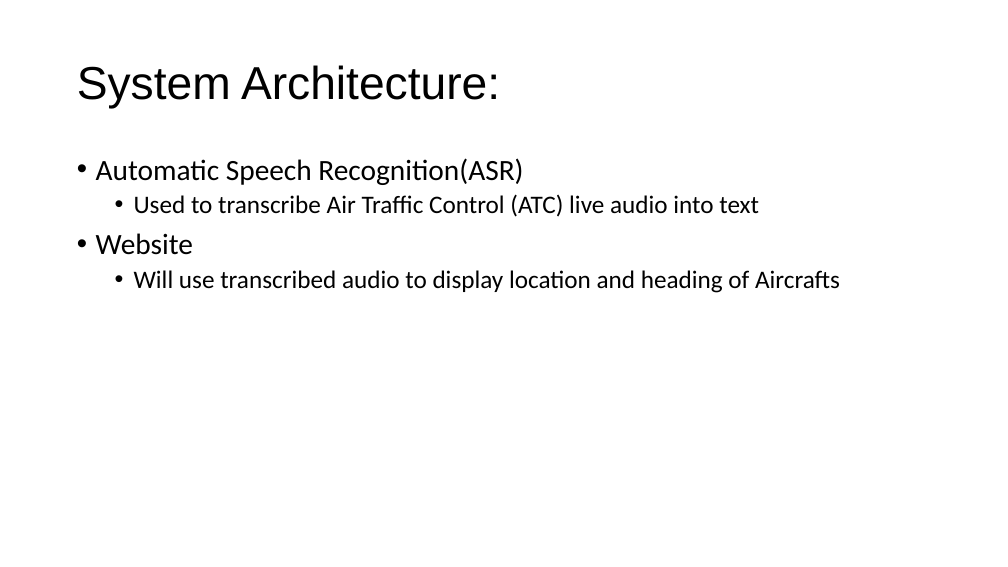
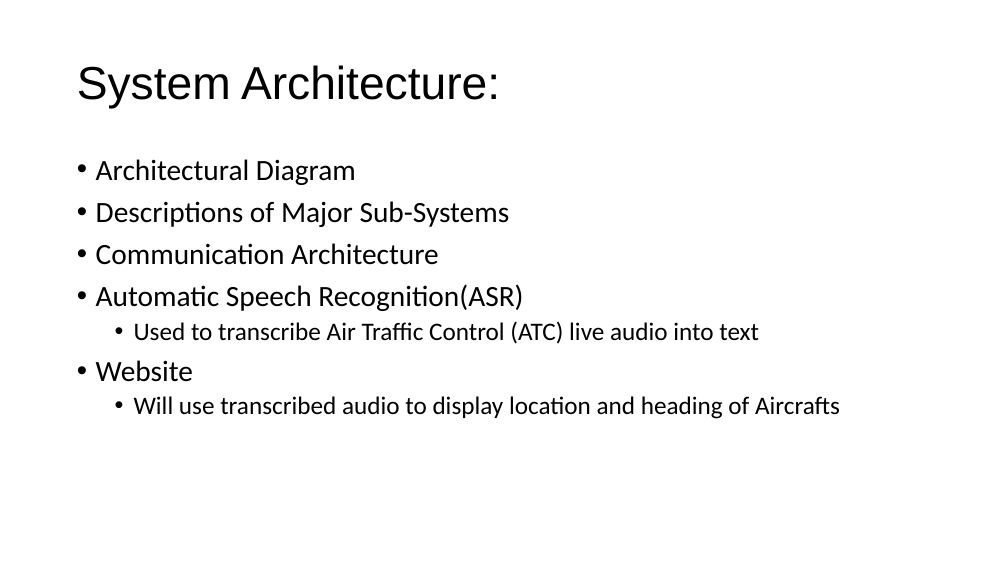
Before and after one commit to Burnetb8/Senior-Capstone, a slide deck: slide 4 of Documentation/Sprint 1 Pres.pptx. Drawn at 1008x567 pixels with LibreOffice and Linux fonts; fonts in the diff are those of the drawing. Boxes give left, top, right and bottom in pixels: in the first picture for what was removed or moved away, otherwise in the second. Text is boxed around its words. In the diff, an @@ line names an element or a change of style, - is before the commit and + after.

```diff
--- a/Documentation/Sprint 1 Pres.pptx
+++ b/Documentation/Sprint 1 Pres.pptx
@@ text at [96, 159, 510, 265]: paragraphs added @@
+• Architectural Diagram
+• Descriptions of Major Sub-Systems
+• Communication Architecture
```
Also in this commit, not shown: 3 other slides changed, 1 slide added, 1 slide removed.
